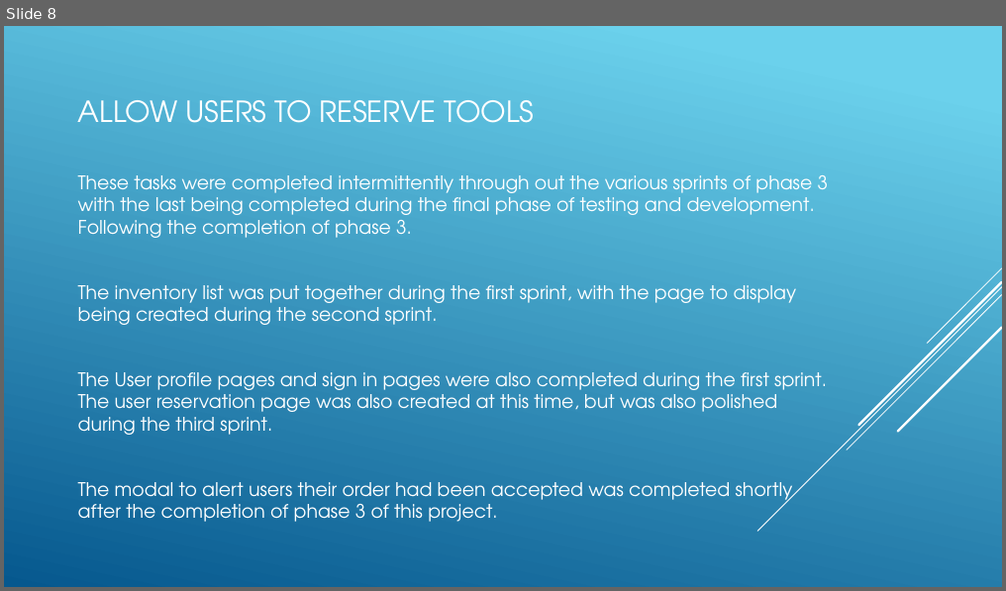
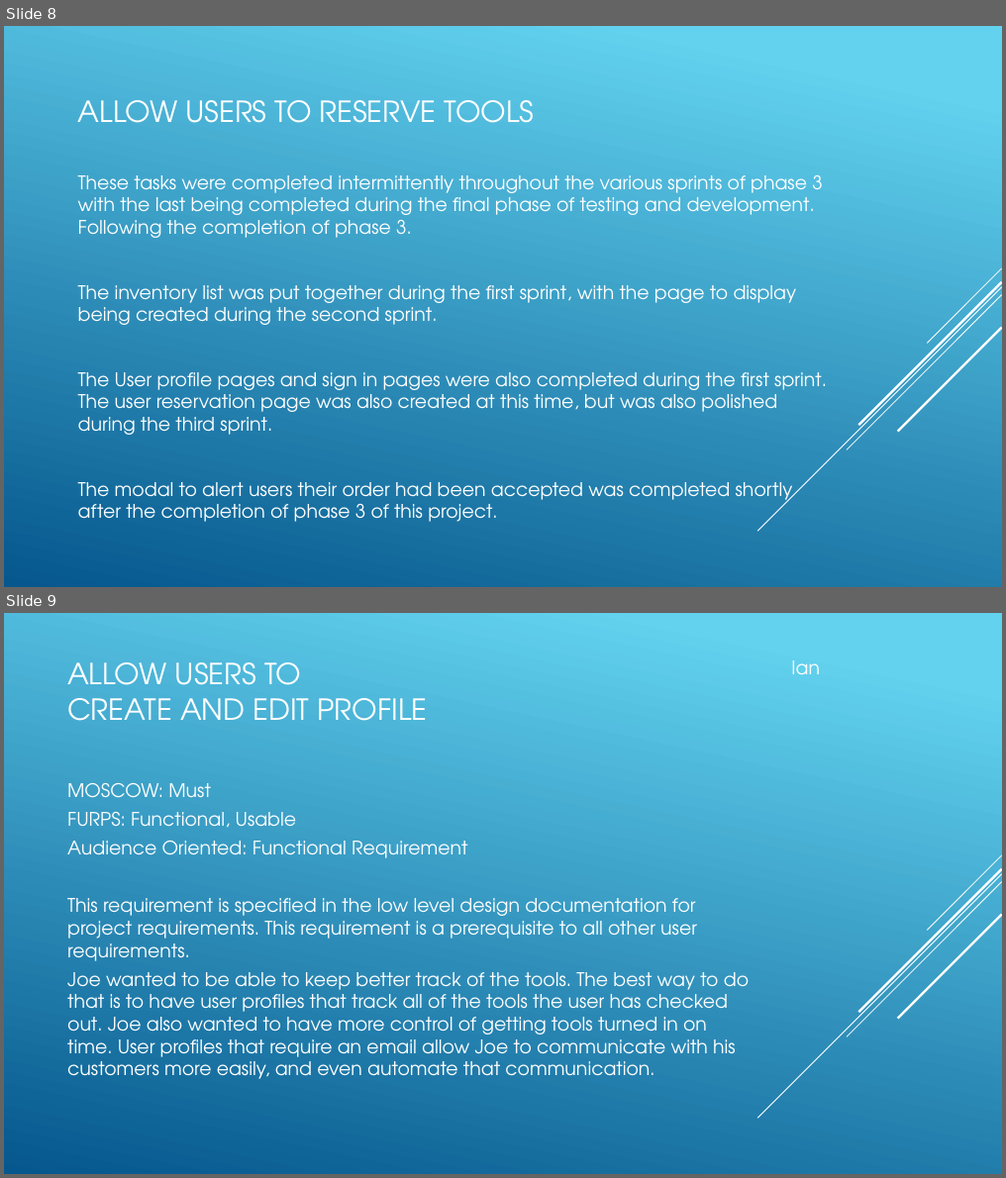
Before and after one commit to itsjaboyd/Tool-Coop, a slide deck: docs/TeamPresentation.pptx. Shown one above the other, each under a label of ours: slide 8 before the commit, slides 8 and 9 after it. The pictures are 1006x591 and 1006x1178 pixels, drawn with LibreOffice and Linux fonts; fonts in the diff are those of the drawing. Boxes give left, top, right and bottom in pixels: in the first picture for what was removed or moved away, otherwise in the second. Text is boxed around its words. In the diff, an @@ line names an element or a change of style, - is before the commit and + after.

```diff
--- a/docs/TeamPresentation.pptx
+++ b/docs/TeamPresentation.pptx
@@ slide 9 added at (4,613,1002,1174), background gradient #62D2EF to #05578D; not listed: 5 template elements that a slide beside it also shows @@
@@ title added at (67,663,427,721), 28 pt, text #FFFFFF @@
+ALLOW USERS TO
+CREATE AND EDIT PROFILE
@@ text added at (791,661,820,674), 18 pt, text #FFFFFF @@
+Ian
@@ text added at (67,783,748,1079), 18 pt, text #FFFFFF @@
+MOSCOW: Must
+FURPS: Functional, Usable
+Audience Oriented: Functional Requirement
+This requirement is specified in the low level design documentation for project requirements. This requirement is a prerequisite to all other user requirements.
+Joe wanted to be able to keep better track of the tools. The best way to do that is to have user profiles that track all of the tools the user has checked out. Joe also wanted to have more control of getting tools turned in on time. User profiles that require an email allow Joe to communicate with his customers more easily, and even automate that communication.
@@ slide 8 changed as well @@
@@ background gradient #6ED2EB to #06588E to gradient #62D2EF to #05578D @@
@@ text at (78,175,822,238): text changed @@
-These tasks were completed intermittently through out the various sprints of phase 3 with the last being completed during the final phase of testing and development. Following the completion of phase 3.
+These tasks were completed intermittently throughout the various sprints of phase 3 with the last being completed during the final phase of testing and development. Following the completion of phase 3.
```
Also in this commit, not shown: 12 other slides changed, 2 other slides added, 3 slides removed, 2 other files.
